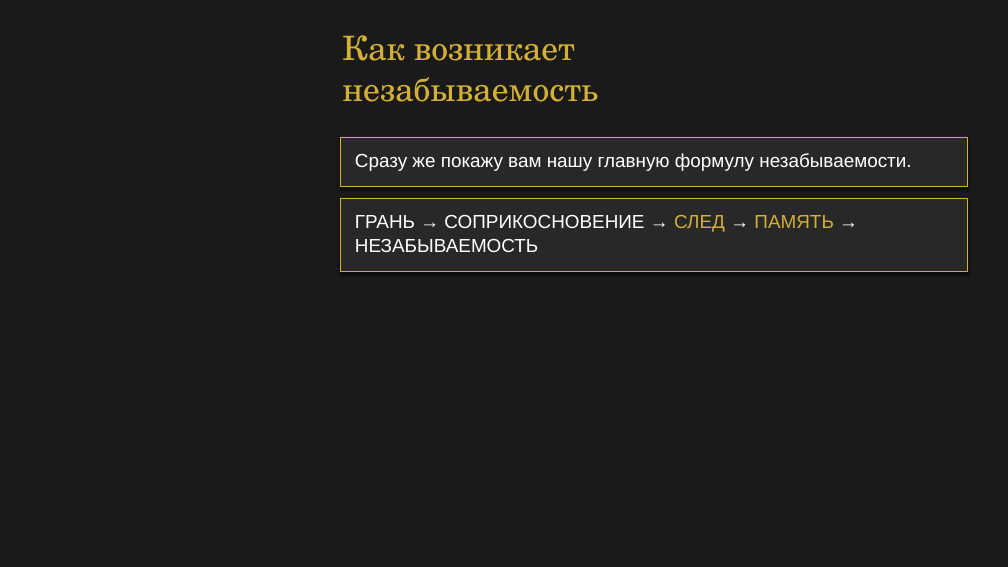
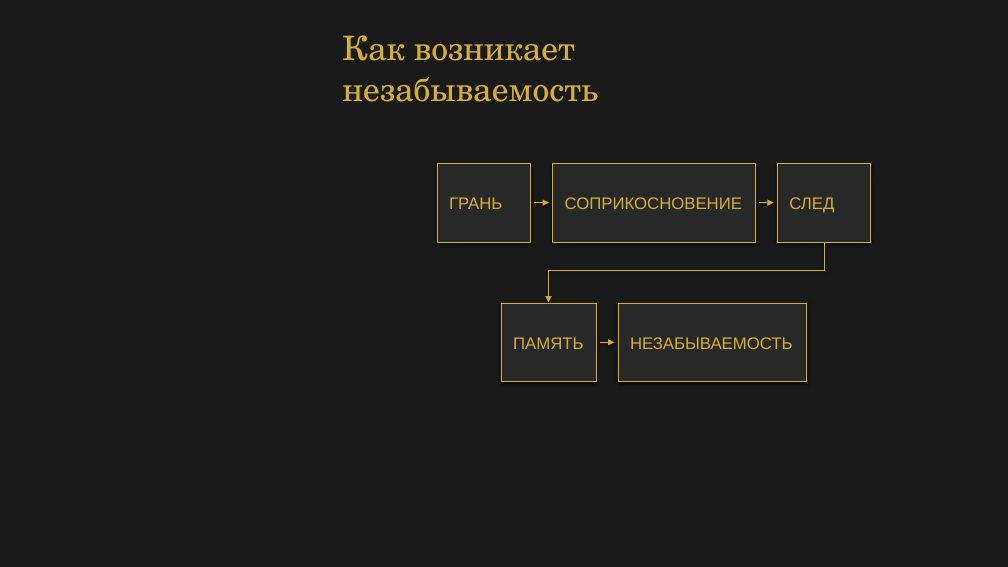
Before and after one commit to babylonofkommod-ai/-, a slide deck: slide 9 of Ваш Кристалл незабываемости.pptx. Drawn at 1008x567 pixels with LibreOffice and Linux fonts; fonts in the diff are those of the drawing. Boxes give left, top, right and bottom in pixels: in the first picture for what was removed or moved away, otherwise in the second. Text is boxed around its words. In the diff, an @@ line names an element or a change of style, - is before the commit and + after.

```diff
--- a/Ваш Кристалл незабываемости.pptx
+++ b/Ваш Кристалл незабываемости.pptx
@@ rectangle removed at (x1=340, y1=137, x2=968, y2=188) @@
@@ rectangle removed at (x1=341, y1=137, x2=968, y2=187) @@
@@ text removed at (x1=355, y1=153, x2=911, y2=171) @@
-Сразу же покажу вам нашу главную формулу незабываемости.
@@ rectangle added at (x1=436, y1=163, x2=531, y2=243), fill #282828 @@
@@ rectangle added at (x1=437, y1=163, x2=531, y2=242), fill #282828, outline #D4AF37 0.5 pt @@
@@ rectangle resized from (x1=340, y1=198, x2=968, y2=272) to (x1=552, y1=163, x2=756, y2=243) @@
@@ rectangle resized from (x1=341, y1=198, x2=968, y2=271) to (x1=553, y1=163, x2=755, y2=242) @@
@@ rectangle added at (x1=777, y1=163, x2=872, y2=243), fill #282828 @@
@@ rectangle added at (x1=777, y1=163, x2=871, y2=242), fill #282828, outline #D4AF37 0.5 pt @@
@@ text added at (x1=449, y1=197, x2=502, y2=209), 16 pt, text #D4AF37 @@
+ГРАНЬ
@@ arrow added from (535, 203) to (549, 203), #D4AF37 0.8 pt @@
@@ text added at (x1=565, y1=197, x2=742, y2=209), 16 pt, text #D4AF37 @@
+СОПРИКОСНОВЕНИЕ
@@ arrow added from (759, 203) to (774, 203), #D4AF37 0.8 pt @@
@@ text added at (x1=789, y1=197, x2=834, y2=213), 16 pt, text #D4AF37 @@
+СЛЕД
@@ text removed at (x1=355, y1=215, x2=833, y2=252) @@
-ГРАНЬ → СОПРИКОСНОВЕНИЕ → СЛЕД → ПАМЯТЬ →
-НЕЗАБЫВАЕМОСТЬ
@@ line added from (824, 243) to (824, 271), #D4AF37 0.8 pt @@
@@ line added from (824, 271) to (549, 271), #D4AF37 0.8 pt @@
@@ arrow added from (549, 271) to (549, 302), #D4AF37 0.8 pt @@
@@ rectangle added at (x1=501, y1=302, x2=597, y2=383), fill #282828 @@
@@ rectangle added at (x1=501, y1=303, x2=596, y2=382), fill #282828, outline #D4AF37 0.5 pt @@
@@ rectangle added at (x1=618, y1=302, x2=808, y2=383), fill #282828 @@
@@ rectangle added at (x1=618, y1=303, x2=807, y2=382), fill #282828, outline #D4AF37 0.5 pt @@
@@ text added at (x1=513, y1=337, x2=583, y2=349), 16 pt, text #D4AF37 @@
+ПАМЯТЬ
@@ arrow added from (600, 343) to (615, 343), #D4AF37 0.8 pt @@
@@ text added at (x1=630, y1=337, x2=793, y2=349), 16 pt, text #D4AF37 @@
+НЕЗАБЫВАЕМОСТЬ
```
Also in this commit, not shown: 21 other slides changed, 3 other files.
